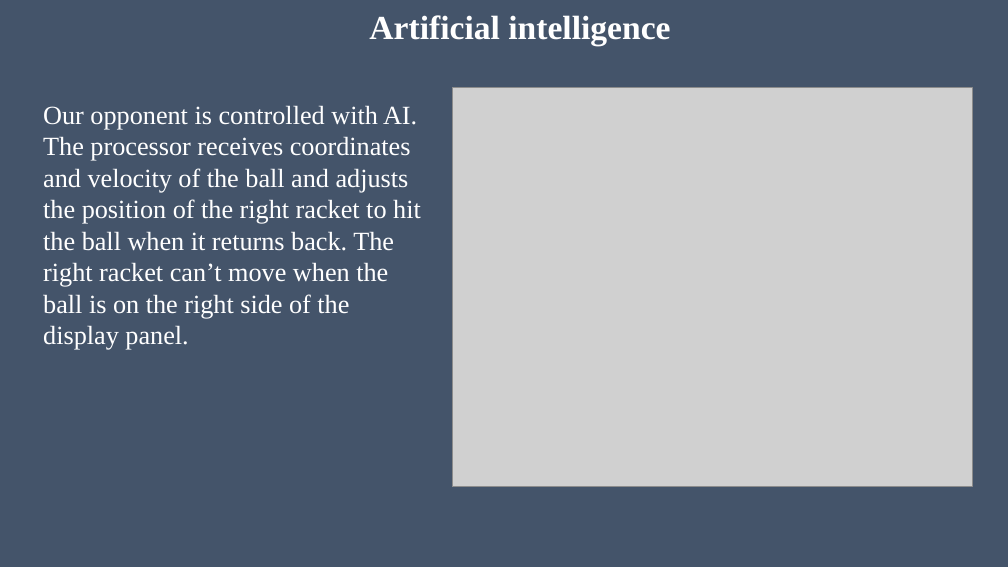
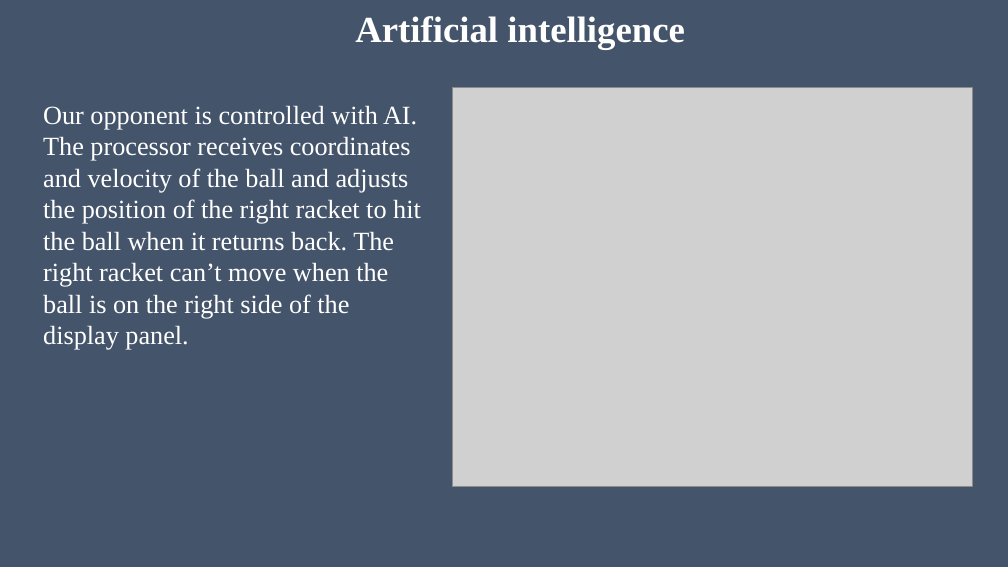
Before and after one commit to MIZINCHIK/DigitalPlatforms, a slide deck: slide 7 of Presentation.pptx. Drawn at 1008x567 pixels with LibreOffice and Linux fonts; fonts in the diff are those of the drawing; grey boxes stand for pictures. Boxes give left, top, right and bottom in pixels: in the first picture for what was removed or moved away, otherwise in the second. Text is boxed around its words. In the diff, an @@ line names an element or a change of style, - is before the commit and + after.

```diff
--- a/Presentation.pptx
+++ b/Presentation.pptx
@@ title "Artificial intelligence" at [355, 16, 685, 49]: size 32 to 35 pt @@
```
Also in this commit, not shown: 4 other slides changed, 1 slide added, 1 other file.
